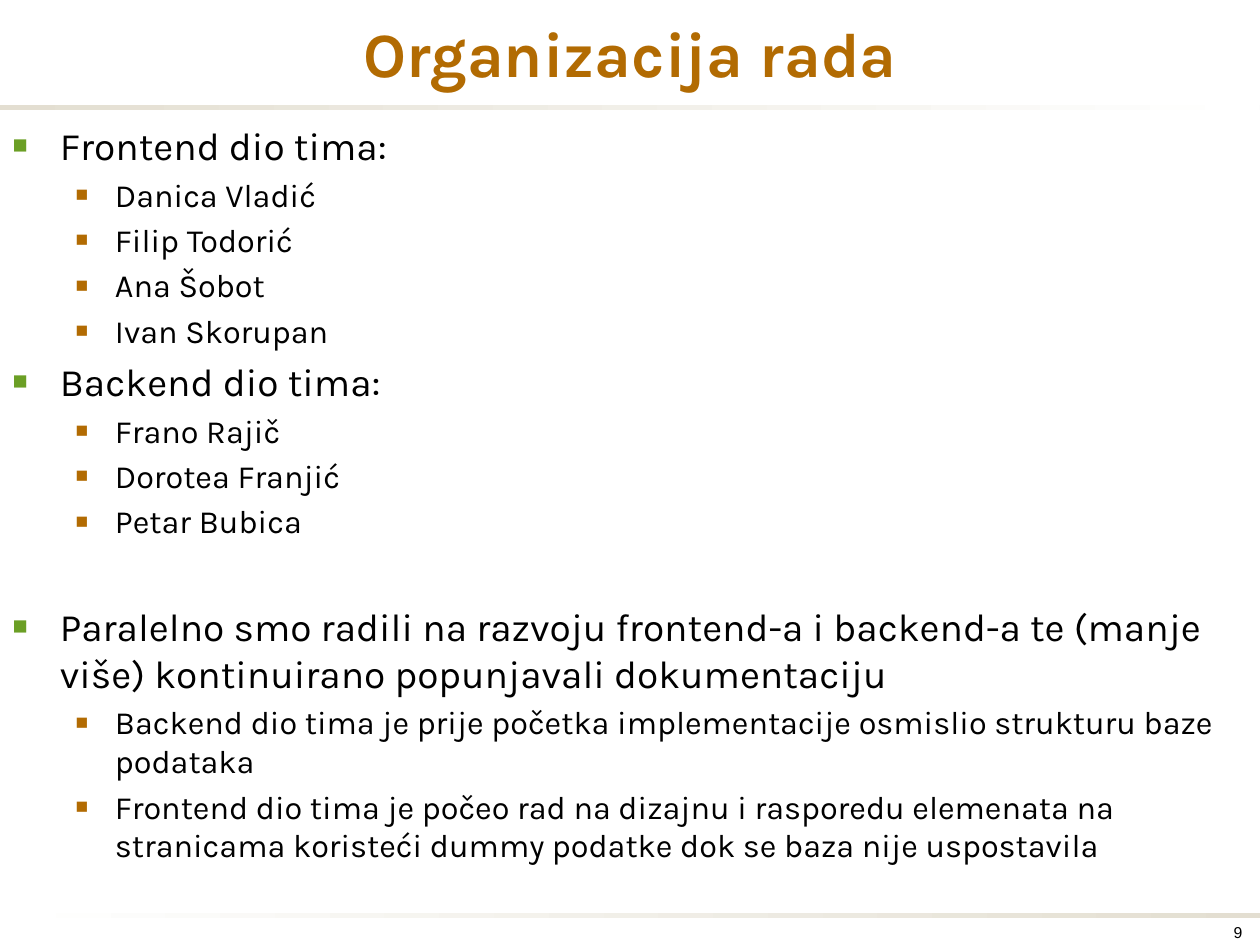
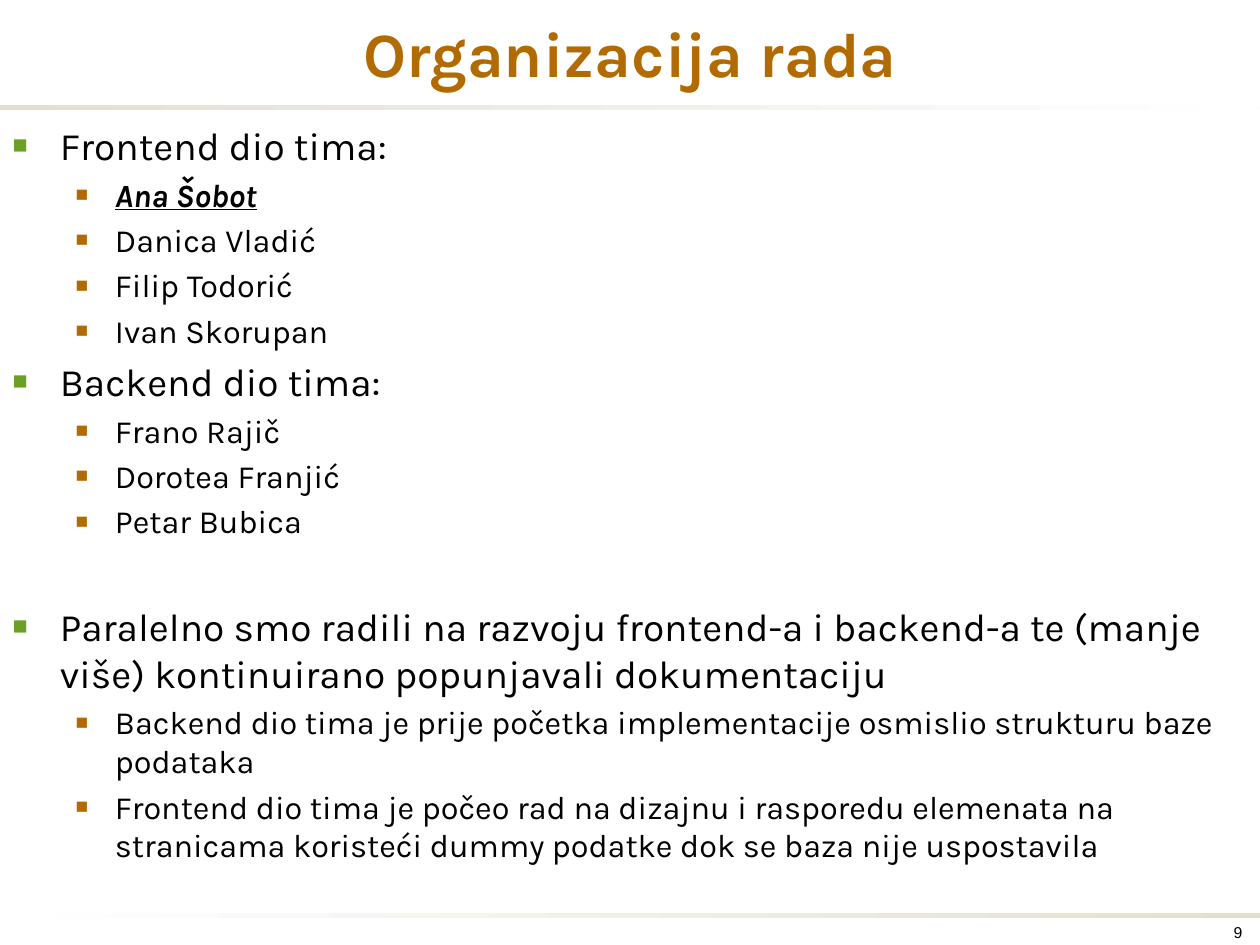
Before and after one commit to m43/fer-opp, a slide deck: slide 9 of [HiveMind] KKRudesWebapp.pptx. Drawn at 1260x945 pixels with LibreOffice and Linux fonts; fonts in the diff are those of the drawing; background and template pictures are left out. Boxes give left, top, right and bottom in pixels: in the first picture for what was removed or moved away, otherwise in the second. Text is boxed around its words. In the diff, an @@ line names an element or a change of style, - is before the commit and + after.

```diff
--- a/[HiveMind] KKRudesWebapp.pptx
+++ b/[HiveMind] KKRudesWebapp.pptx
@@ text at [115,178,257,210]: paragraph added @@
+  ■ Ana Šobot
@@ text at [115,268,265,298]: paragraph removed @@
-  ■ Ana Šobot
```
Also in this commit, not shown: 2 other slides changed.
